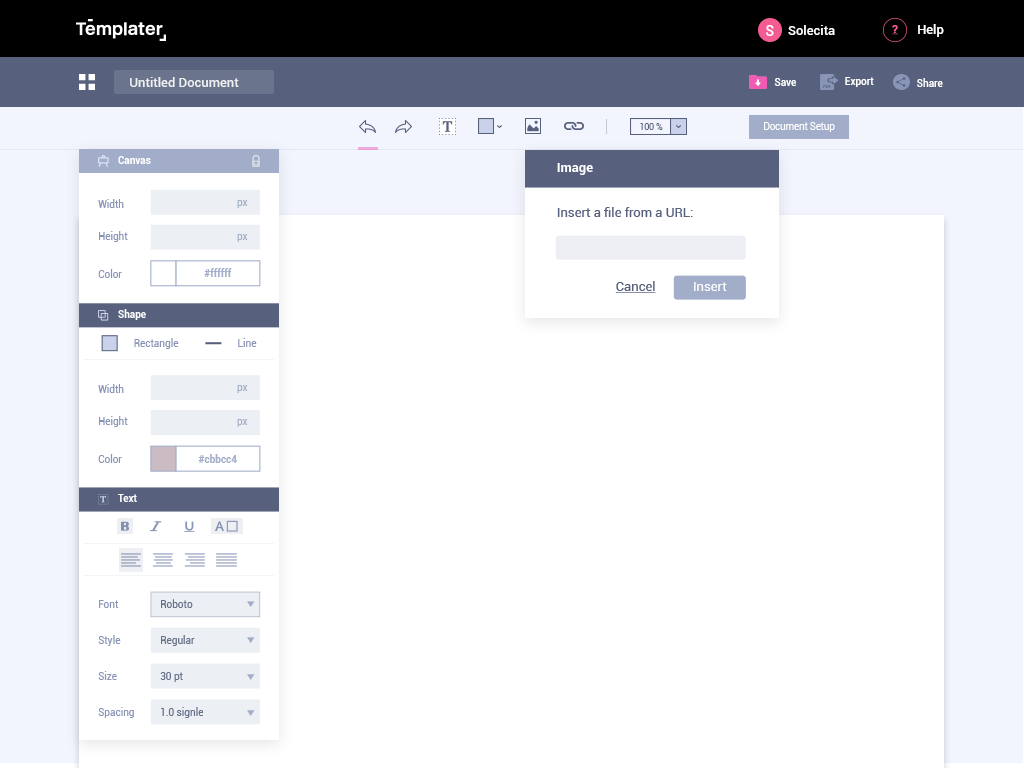
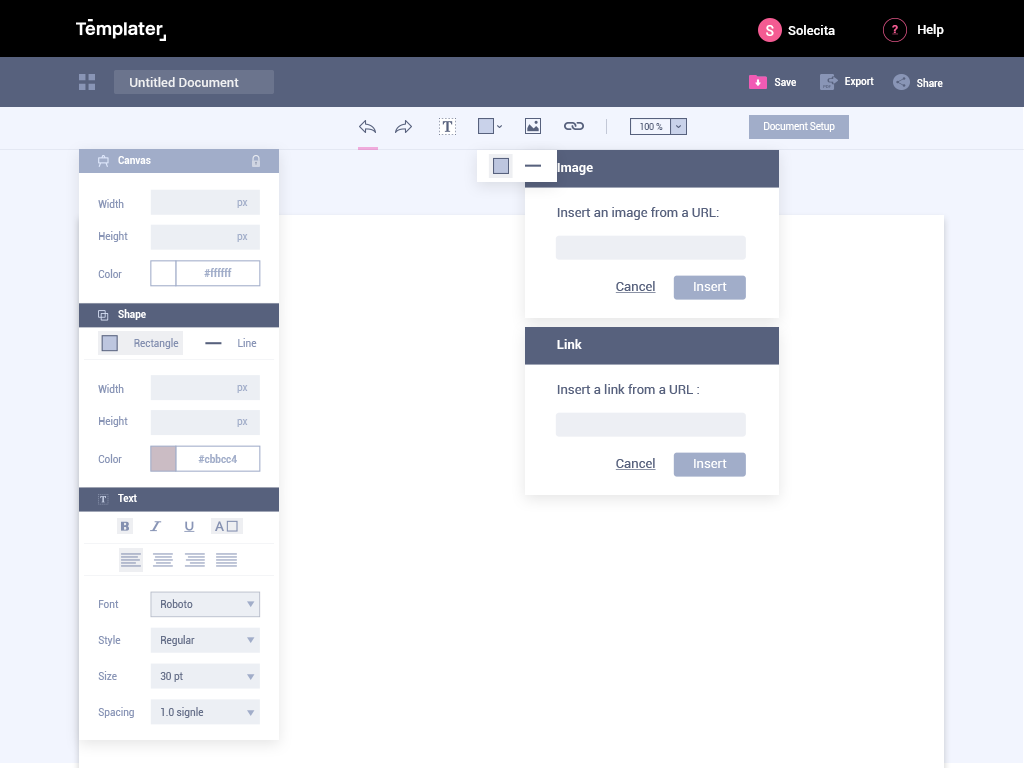
Revision of a layered 1024x768 image; what changed, layer by layer:
added layer "shapes" above "Link window" over [477, 150, 557, 182]
added layer "Link window" above "image window" over [525, 327, 779, 477]
painted on "image window" over [601, 207, 719, 220]
added layer "Rectangle 8 copy 3" (10%) above "Rectangle 8 copy 2" over [98, 331, 183, 355]
